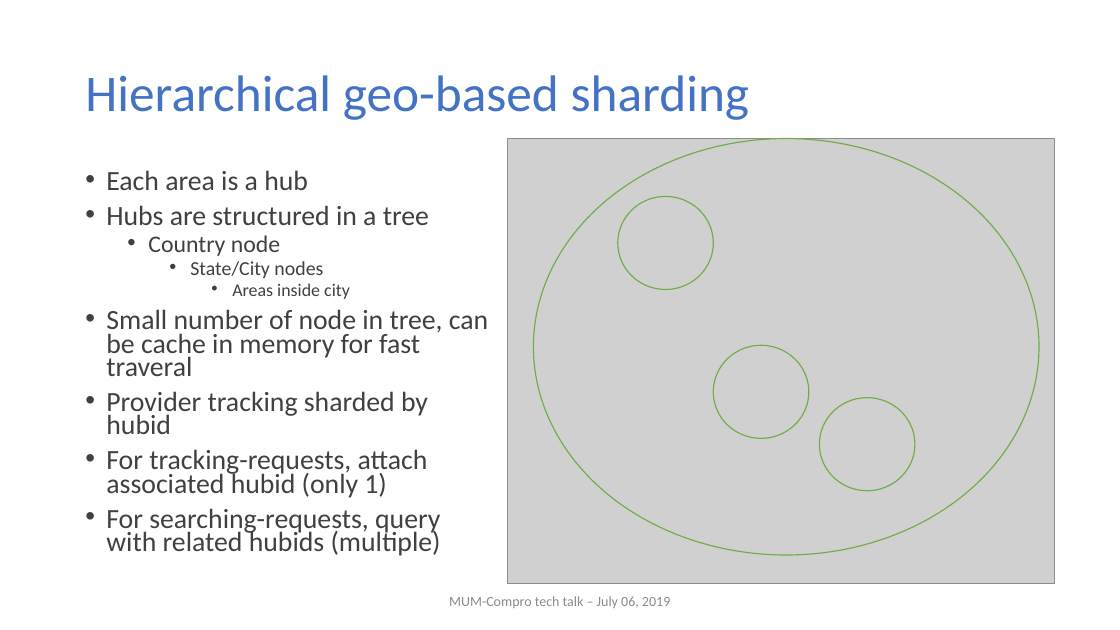
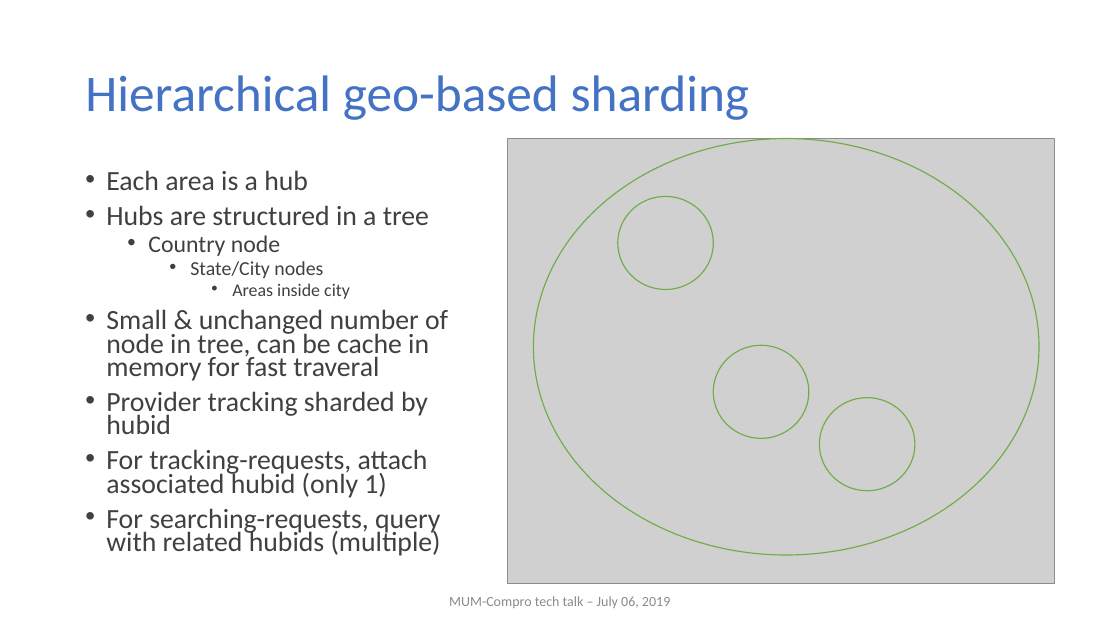
Before and after one commit to nghianghesi/hms, a slide deck: slide 8 of slide.pptx. Drawn at 1120x630 pixels with LibreOffice and Linux fonts; fonts in the diff are those of the drawing; grey boxes stand for pictures; background and template pictures are left out. Boxes give left, top, right and bottom in pixels: in the first picture for what was removed or moved away, otherwise in the second. Text is boxed around its words. In the diff, an @@ line names an element or a change of style, - is before the commit and + after.

Commit message:
ready to go slide

```diff
--- a/slide.pptx
+++ b/slide.pptx
@@ text at [106,309,448,381]: text changed @@
-• Small number of node in tree, can be cache in memory for fast traveral
+• Small & unchanged number of node in tree, can be cache in memory for fast traveral
```
Also in this commit, not shown: 3 other slides changed.
